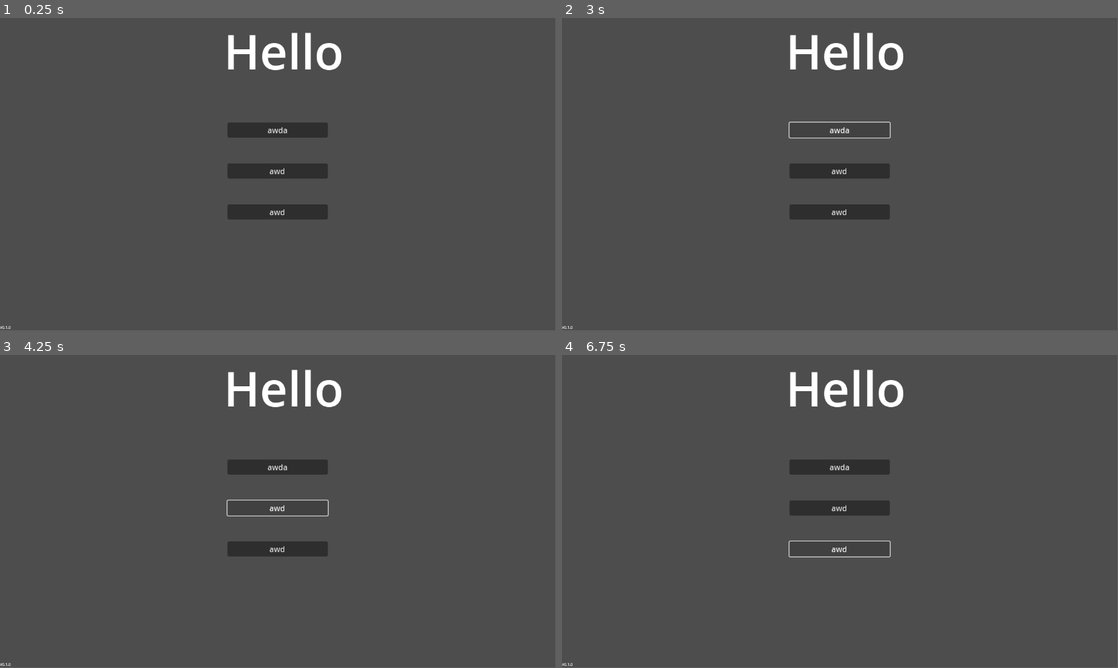
Above: before the commit, frames 1-4 (two rows, left to right).
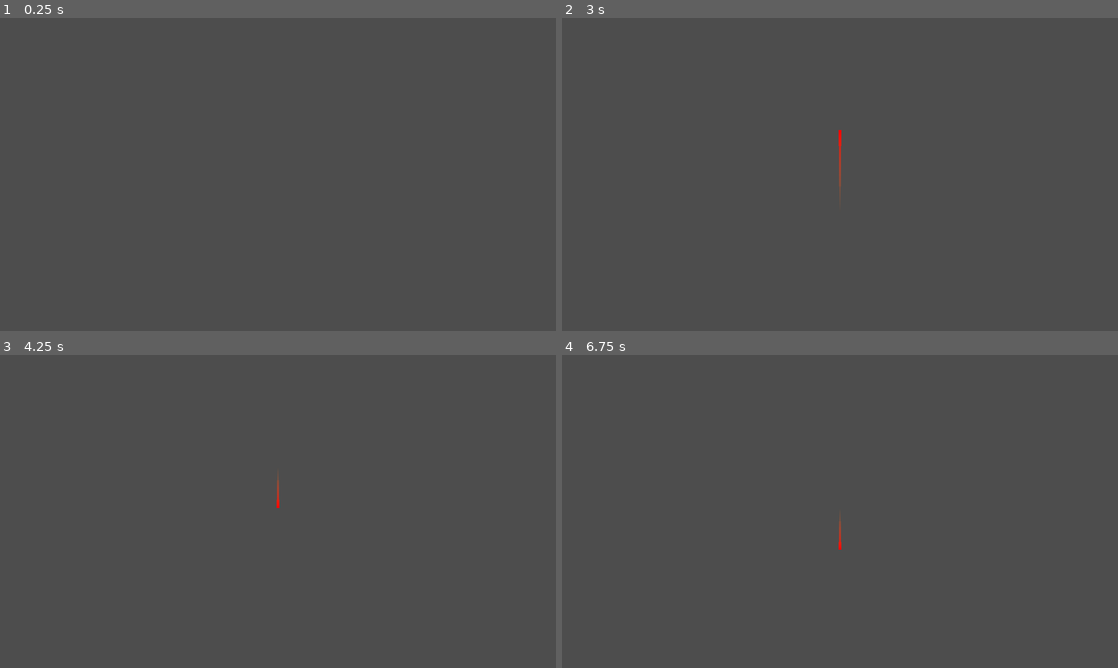
Above: after the commit, the same moments.

Repository: Quicksilver151/LazeAround
Game: Godot game, scene res://Scenes/testing_scene.tscn
Two runs of this game, one before a commit and one after it. Both use one fixed random seed, a clock stepped at 60 frames per second and the inputs below. Before the commit the project starts from res://Menu.tscn. The engine's default icon, where the game draws it, is replaced by a stand-in: a white triangle on a blue panel in a dark square.
Inputs (mouse positions are in pixels of both pictures, inside the frame that each line leads up to):
- Up to frame 1 (0.25 s): no input
- Up to frame 2 (3 s): click (840, 130) at 0.5 s, where only the run before the commit has a clickable "awda"; click (840, 171) at 1.25 s, where only the run before the commit has a clickable "awd"; click (840, 212) at 2 s, where only the run before the commit has a clickable "awd"; click (840, 130) at 2.75 s, where only the run before the commit has a clickable "awda"
- Up to frame 3 (4.25 s): click (278, 508) at 3.5 s, where only the run before the commit has a clickable "awd"
- Up to frame 4 (6.75 s): click (840, 549) at 4.25 s, where only the run before the commit has a clickable "awd"; click (840, 467) at 5 s, where only the run before the commit has a clickable "awda"; click (840, 508) at 5.75 s, where only the run before the commit has a clickable "awd"; click (840, 549) at 6.5 s, where only the run before the commit has a clickable "awd"
In our replay, the window is 799x449 before the commit and 800x450 after it. These sizes can differ from the game's own. Grey fills any space a smaller window leaves; there, only what the larger window draws over its background counts as a difference.

The runs differ from the first frame. In frame 1, 3.5% of the frame differs, in the area x 0-62%, y 4-100%; in frame 2, 2.9%; in frame 3, 2.8%; in frame 4, 2.9%.

Commit message:
Andorid export and cut optimisaions

Diff:
--- a/Code/Globals.gd
+++ b/Code/Globals.gd
@@ -1,5 +1,6 @@
 extends Node
 
+var PolygonDetail: int = 5
 
 # Called when the node enters the scene tree for the first time.
 var line: Line2D = Line2D.new()
--- a/Code/Lazer.gd
+++ b/Code/Lazer.gd
@@ -34,7 +34,7 @@
 			if results.size() == 0:
 				return
 
-			body.get_node("CollisionPolygon2D").polygon = results[0]
+			body.get_node("CollisionPolygon2D").polygon = PolygonLib.simplifyLine(results[0],Global.PolygonDetail)
 			results.pop_front()
 
 			for result in results:
@@ -43,11 +43,11 @@
 					var new_rigid = RigidBody2D.new()
 					var sprite = Sprite2D.new()
 					sprite.texture = load("res://icon.svg")
-					new_rigid.add_child(sprite)
+#					new_rigid.add_child(sprite)
 
 					new_rigid.global_position = PolygonLib.calculatePolygonCentroid(result)
 					new_poly.polygon = PolygonLib.translatePolygon(result, -new_rigid.global_position)
-#					new_poly.polygon = result
+					new_poly.polygon = PolygonLib.simplifyLine(new_poly.polygon,Global.PolygonDetail)
 					new_poly.name = "CollisionPolygon2D"
 					get_parent().add_child(new_rigid)
 #					new_rigid.global_position = body.global_position
--- a/Objects/lazer.tscn
+++ b/Objects/lazer.tscn
@@ -29,6 +29,4 @@
 [node name="LazerArea" type="Area2D" parent="."]
 
 [node name="LazerPolygon" type="CollisionPolygon2D" parent="LazerArea"]
-scale = Vector2(0.2, 0.2)
 polygon = PackedVector2Array(-16, 0, -11, -11, 0, -16, 11, -11, 16, 0, 11, 11, 0, 16, -11, 11)
-metadata/_edit_group_ = true
--- a/project.godot
+++ b/project.godot
@@ -11,7 +11,7 @@
 [application]
 
 config/name="LazeAround"
-run/main_scene="res://Menu.tscn"
+run/main_scene="res://Scenes/testing_scene.tscn"
 config/features=PackedStringArray("4.0", "Mobile")
 config/icon="res://icon.svg"
 
@@ -22,6 +22,8 @@
 [display]
 
 window/subwindows/embed_subwindows=false
+window/stretch/mode="viewport"
+window/stretch/aspect="keep_height"
 
 [input]
 
@@ -33,6 +35,11 @@
 ]
 }
 
+[input_devices]
+
+pointing/emulate_touch_from_mouse=true
+
 [rendering]
 
 renderer/rendering_method="mobile"
+textures/vram_compression/import_etc2_astc=true
Not shown, changed: export_presets.cfg
